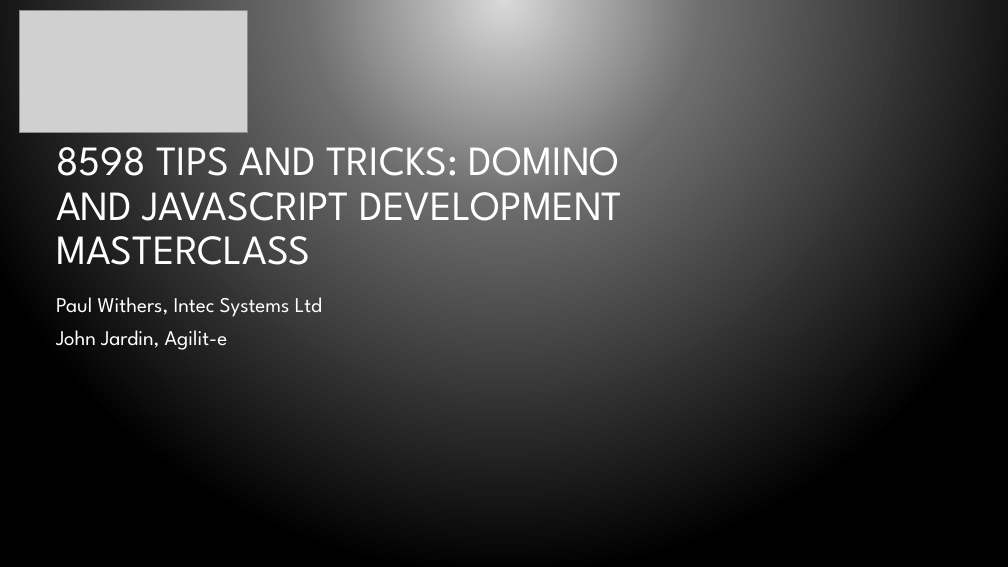
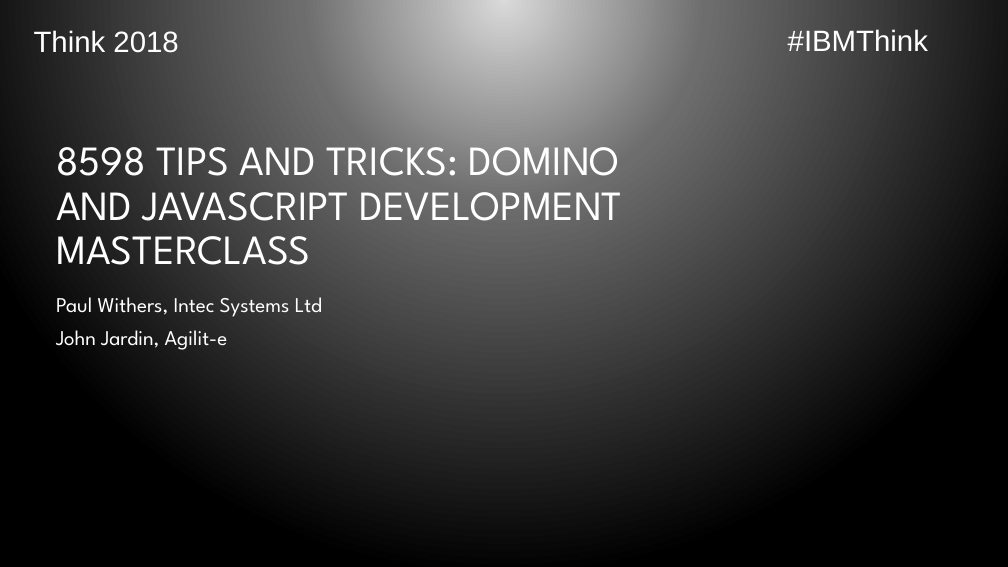
Before and after one commit to bleedingcode/domino-js-masterclass, a slide deck: slide 1 of presentation/8598 Domino and JS.pptx. Drawn at 1008x567 pixels with LibreOffice and Linux fonts; fonts in the diff are those of the drawing; grey boxes stand for pictures; background and template pictures are left out. Boxes give left, top, right and bottom in pixels: in the first picture for what was removed or moved away, otherwise in the second. Text is boxed around its words. In the diff, an @@ line names an element or a change of style, - is before the commit and + after.

```diff
--- a/presentation/8598 Domino and JS.pptx
+++ b/presentation/8598 Domino and JS.pptx
@@ picture removed at [19, 11, 247, 132] @@
@@ text added at [788, 29, 928, 51], 28 pt, text #FFFFFF @@
+#IBMThink
@@ text added at [34, 30, 178, 53], 28 pt, text #FFFFFF @@
+Think 2018
```
Also in this commit, not shown: 19 other slides changed.
